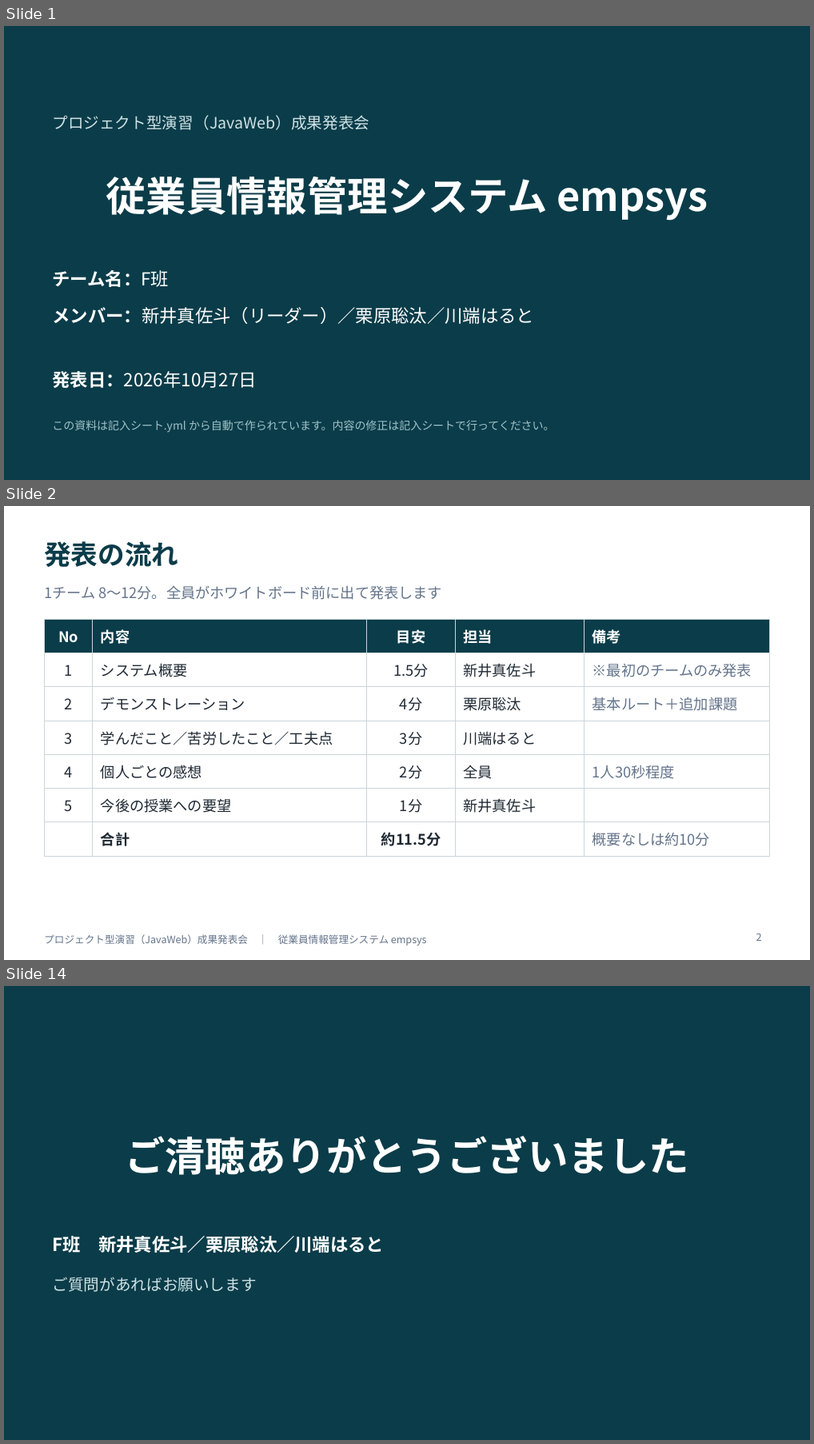
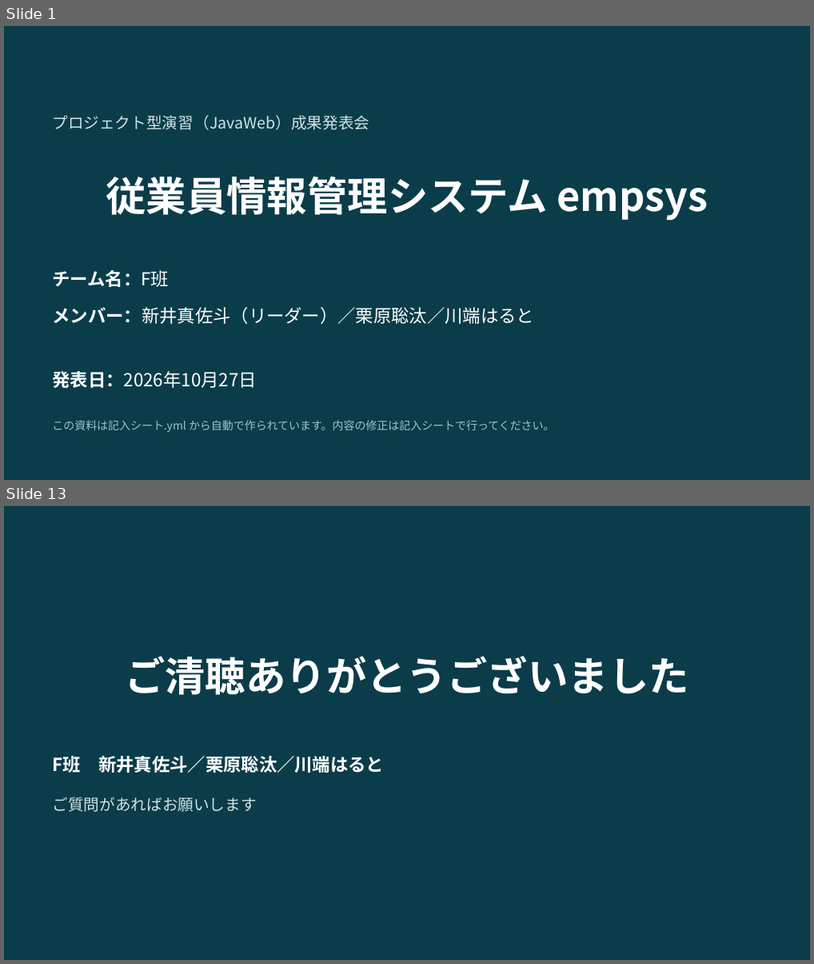
Before and after one commit to amasato1221/web_-application, a slide deck: 成果発表会資料_テンプレート.pptx. Shown one above the other, each under a label of ours: slides 1, 2 and 14 before the commit, slides 1 and 13 after it; the slides between them are not shown. The pictures are 814x1444 and 814x964 pixels, drawn with LibreOffice and Linux fonts; fonts in the diff are those of the drawing. Boxes give left, top, right and bottom in pixels: in the first picture for what was removed or moved away, otherwise in the second. Text is boxed around its words. In the diff, an @@ line names an element or a change of style, - is before the commit and + after.

```diff
--- a/成果発表会資料_テンプレート.pptx
+++ b/成果発表会資料_テンプレート.pptx
@@ slide 2 removed at [4,506,810,960], background #FFFFFF @@
@@ title removed at [44,541,178,567] @@
-発表の流れ
@@ text removed at [44,586,442,600] @@
-1チーム 8〜12分。全員がホワイトボード前に出て発表します
@@ table removed at [44,619,770,849], 7 rows, 5 columns @@
-No | 内容 | 目安 | 担当 | 備考
-1 | システム概要 | 1.5分 | 新井真佐斗 | ※最初のチームのみ発表
-2 | デモンストレーション | 4分 | 栗原聡汰 | 基本ルート＋追加課題
-3 | 学んだこと／苦労したこと／工夫点 | 3分 | 川端はると | 
-4 | 個人ごとの感想 | 2分 | 全員 | 1人30秒程度
-5 | 今後の授業への要望 | 1分 | 新井真佐斗 | 
- | 合計 | 約11.5分 |  | 概要なしは約10分
@@ text removed at [44,934,427,945] @@
-プロジェクト型演習（JavaWeb）成果発表会 ｜ 従業員情報管理システム empsys
@@ page number removed at [757,932,762,940] @@
-2
@@ what was slide 14 is now slide 13 @@
```
Also in this commit, not shown: 11 slides changed, 6 other files.
